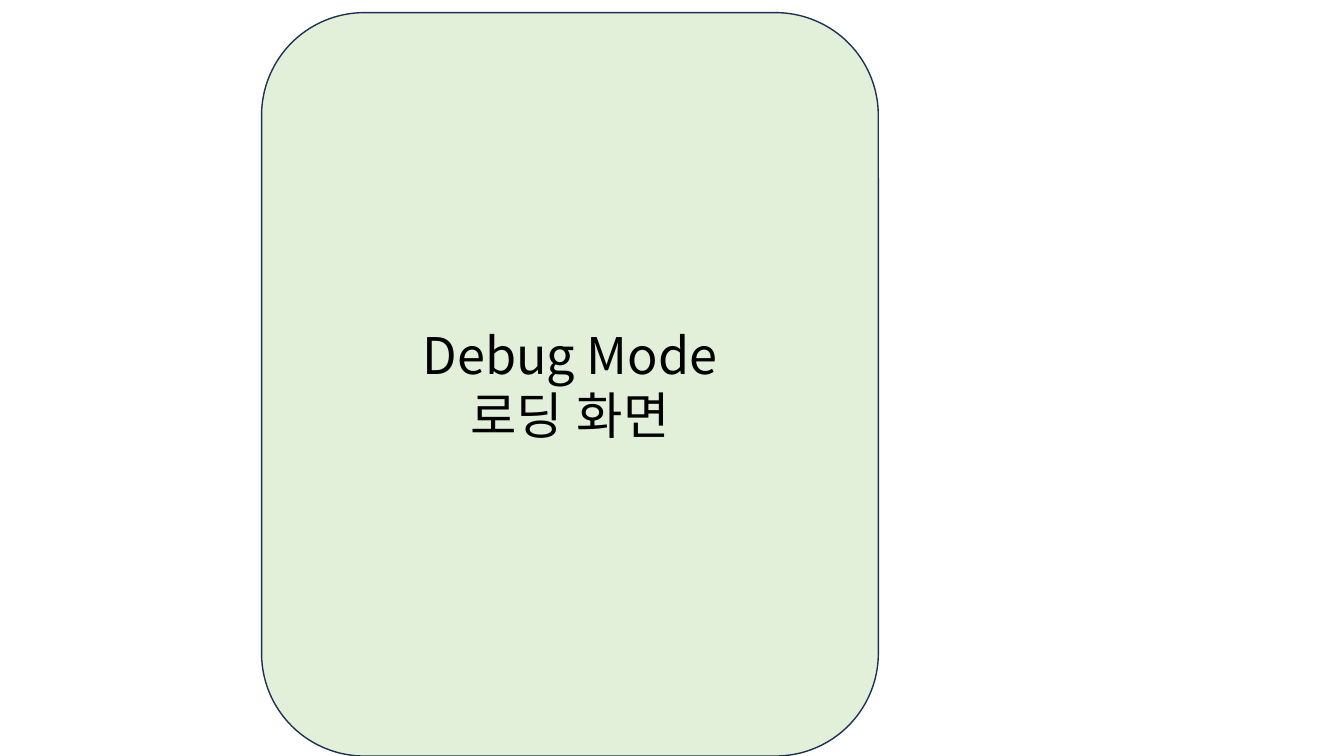
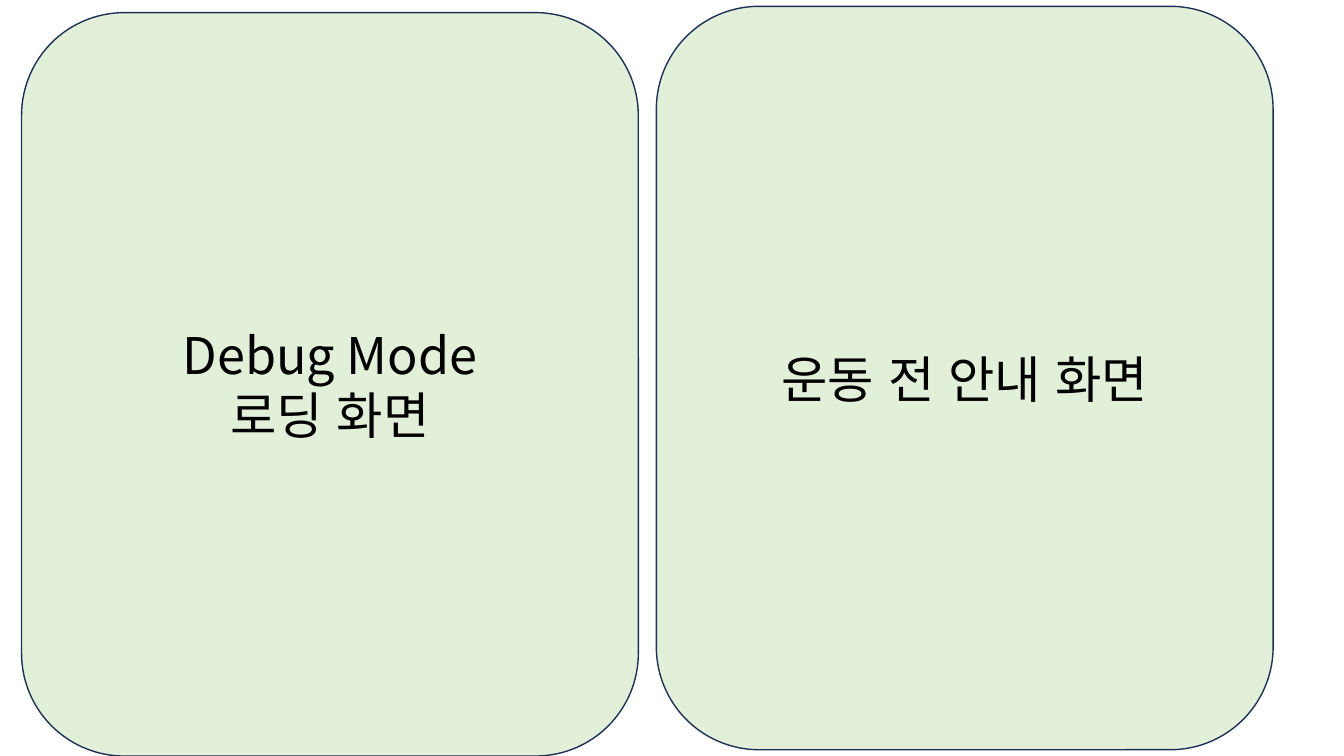
Before and after one commit to quizoverflow/DEMG_Daily_EMG, a slide deck: slide 4 of idea_sketch/구상.pptx. Drawn at 1344x756 pixels with LibreOffice and Linux fonts; fonts in the diff are those of the drawing. Boxes give left, top, right and bottom in pixels: in the first picture for what was removed or moved away, otherwise in the second. Text is boxed around its words. In the diff, an @@ line names an element or a change of style, - is before the commit and + after.

```diff
--- a/idea_sketch/구상.pptx
+++ b/idea_sketch/구상.pptx
@@ rounded rectangle "Debug Mode": place and size @@
-rounded rectangle "Debug Mode" at bbox=[262, 12, 879, 756]
+rounded rectangle "Debug Mode" at bbox=[21, 12, 638, 756]
@@ rounded rectangle added at bbox=[656, 6, 1273, 750], fill #E2F0D9, outline #1E3256 1 pt, 36 pt, text #000000 @@
+운동 전 안내 화면
```
Also in this commit, not shown: 8 other files.
